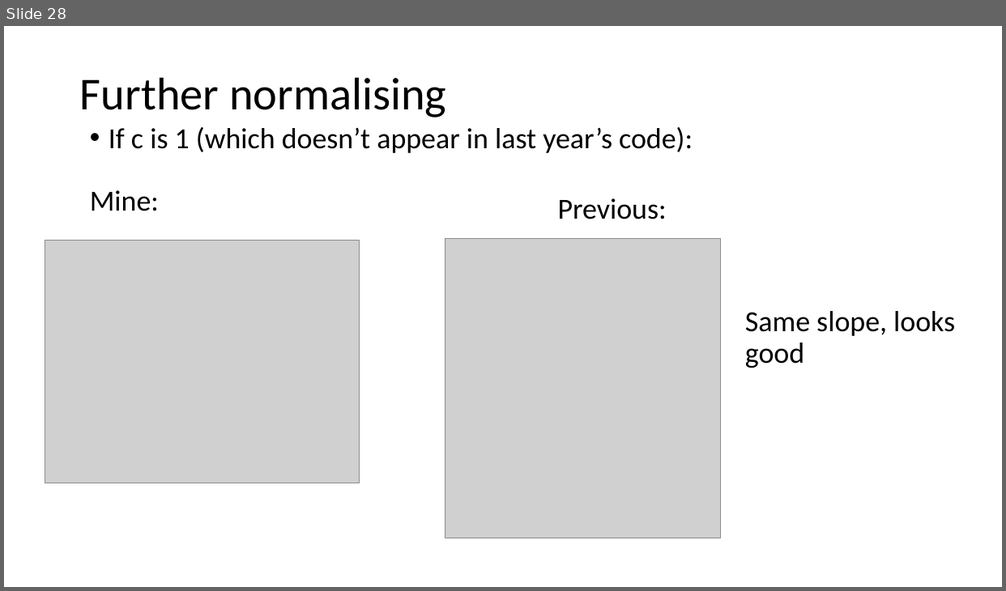
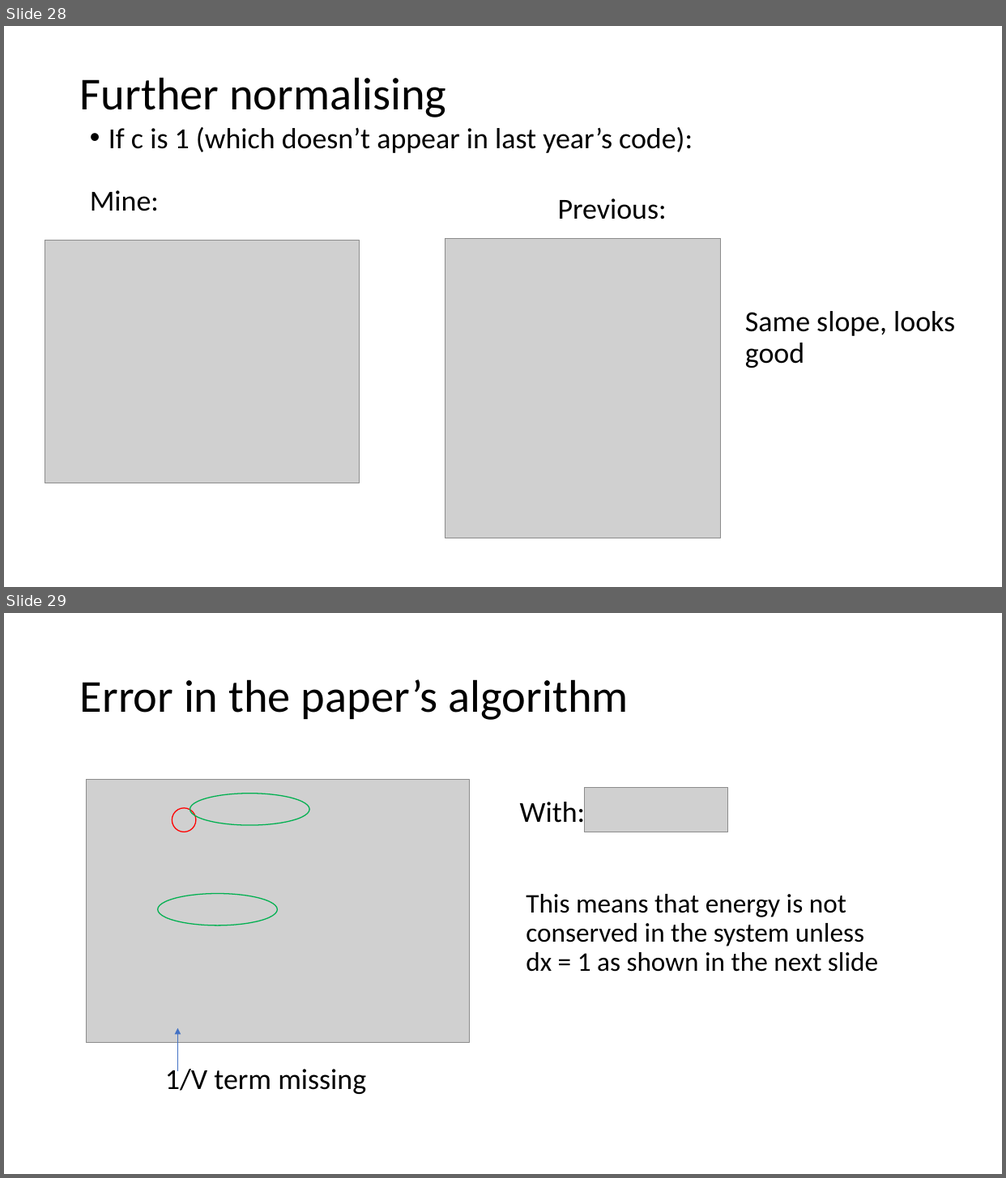
Before and after one commit to j0fri/FYP, a slide deck: MATLAB/Matlab implementation.pptx. Shown one above the other, each under a label of ours: slide 28 before the commit, slides 28 and 29 after it. The pictures are 1006x591 and 1006x1178 pixels, drawn with LibreOffice and Linux fonts; fonts in the diff are those of the drawing; grey boxes stand for pictures. Boxes give left, top, right and bottom in pixels: in the first picture for what was removed or moved away, otherwise in the second. Text is boxed around its words. In the diff, an @@ line names an element or a change of style, - is before the commit and + after.

```diff
--- a/MATLAB/Matlab implementation.pptx
+++ b/MATLAB/Matlab implementation.pptx
@@ slide 29 added at [4,613,1002,1174], background #FFFFFF @@
@@ title added at [80,679,629,720], 44 pt, text #000000 @@
+Error in the paper’s algorithm
@@ picture added at [86,780,469,1043] @@
@@ ellipse added at [189,794,309,825], outline #00B050 1 pt @@
@@ text added at [520,798,586,829], 28 pt, text #000000 @@
+With:
@@ picture added at [584,787,728,832] @@
@@ ellipse added at [172,808,196,833], outline #FF0000 1 pt @@
@@ ellipse added at [157,894,277,926], outline #00B050 1 pt @@
@@ text added at [526,894,878,972], 25.9 pt, text #000000 @@
+This means that energy is not conserved in the system unless dx = 1 as shown in the next slide
@@ arrow added from (177, 1071) to (177, 1029), #4472C4 0.5 pt @@
@@ text added at [165,1066,366,1094], 28 pt, text #000000 @@
+1/V term missing
```
Also in this commit, not shown: 2 other slides added, 2 other files.
